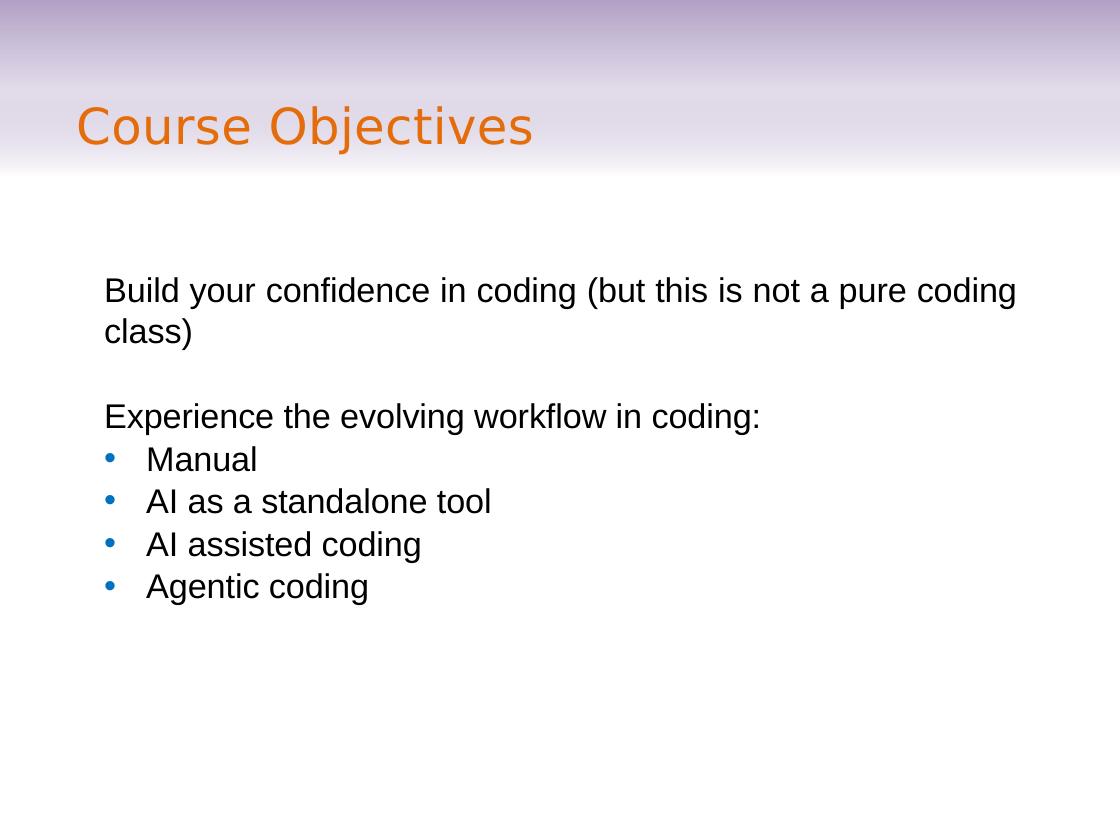
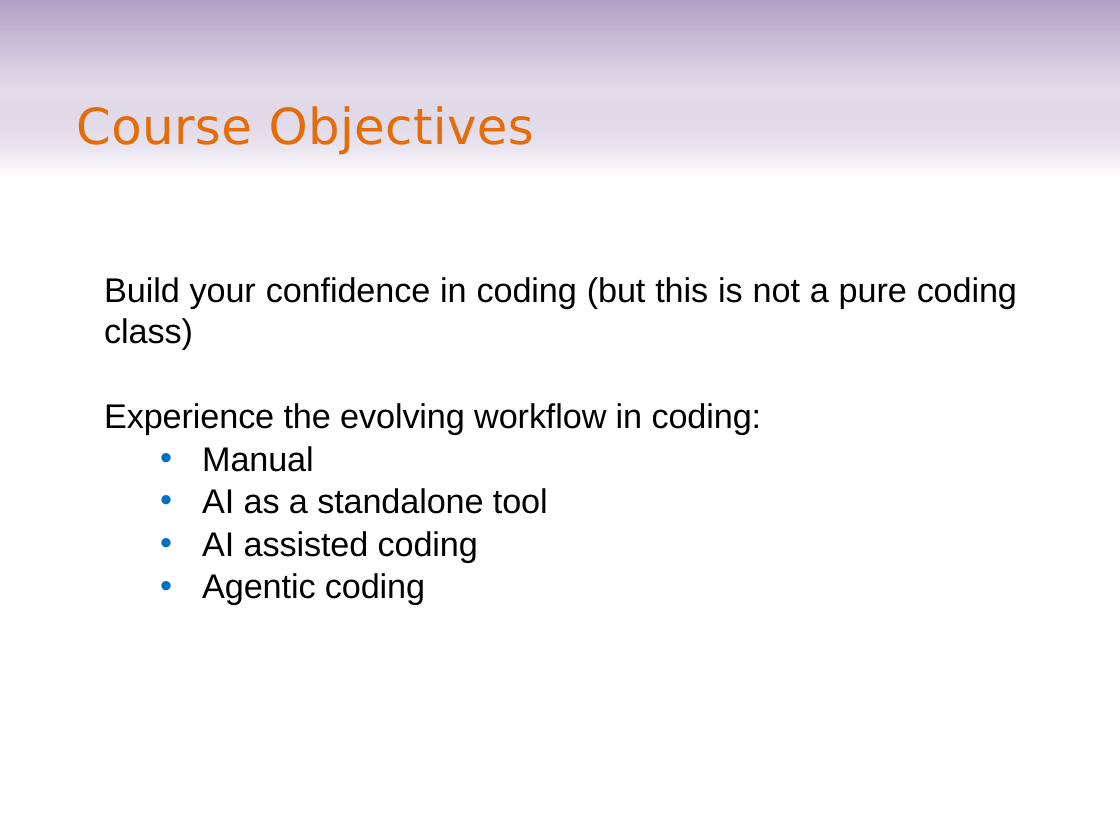
Before and after one commit to sparks5969/course-computational-economics, a slide deck: slide 4 of module1/module1_introduction_July2026.pptx. Drawn at 1120x840 pixels with LibreOffice and Linux fonts; fonts in the diff are those of the drawing. Boxes give left, top, right and bottom in pixels: in the first picture for what was removed or moved away, otherwise in the second. Text is boxed around its words. In the diff, an @@ line names an element or a change of style, - is before the commit and + after.

```diff
--- a/module1/module1_introduction_July2026.pptx
+++ b/module1/module1_introduction_July2026.pptx
@@ text at [202, 446, 548, 605]: list level 1 to 2 in "Manual"; list level 1 to 2 in "AI as a standalone tool"; list level 1 to 2 in "AI assisted coding"; list level 1 to 2 in "Agentic coding" @@
```
Also in this commit, not shown: 1 other slide changed, 4 other files.
